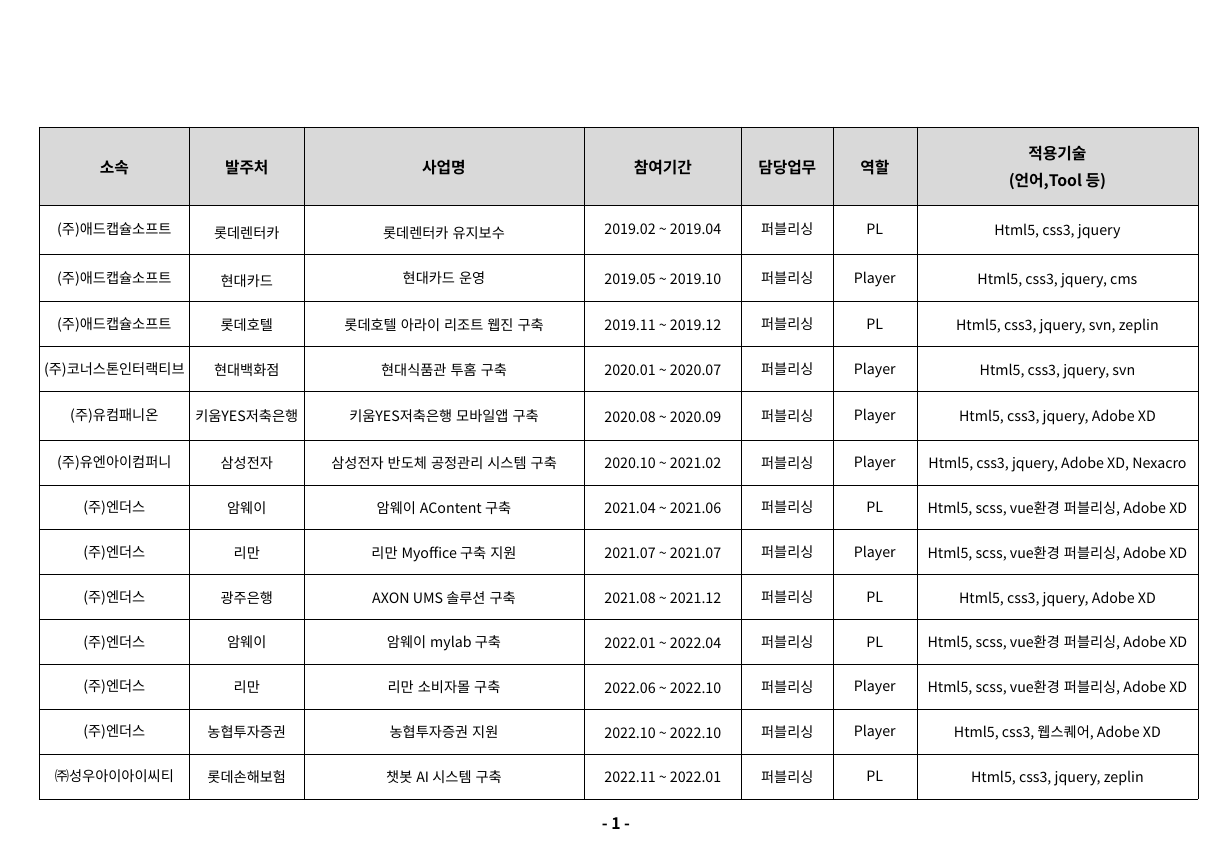
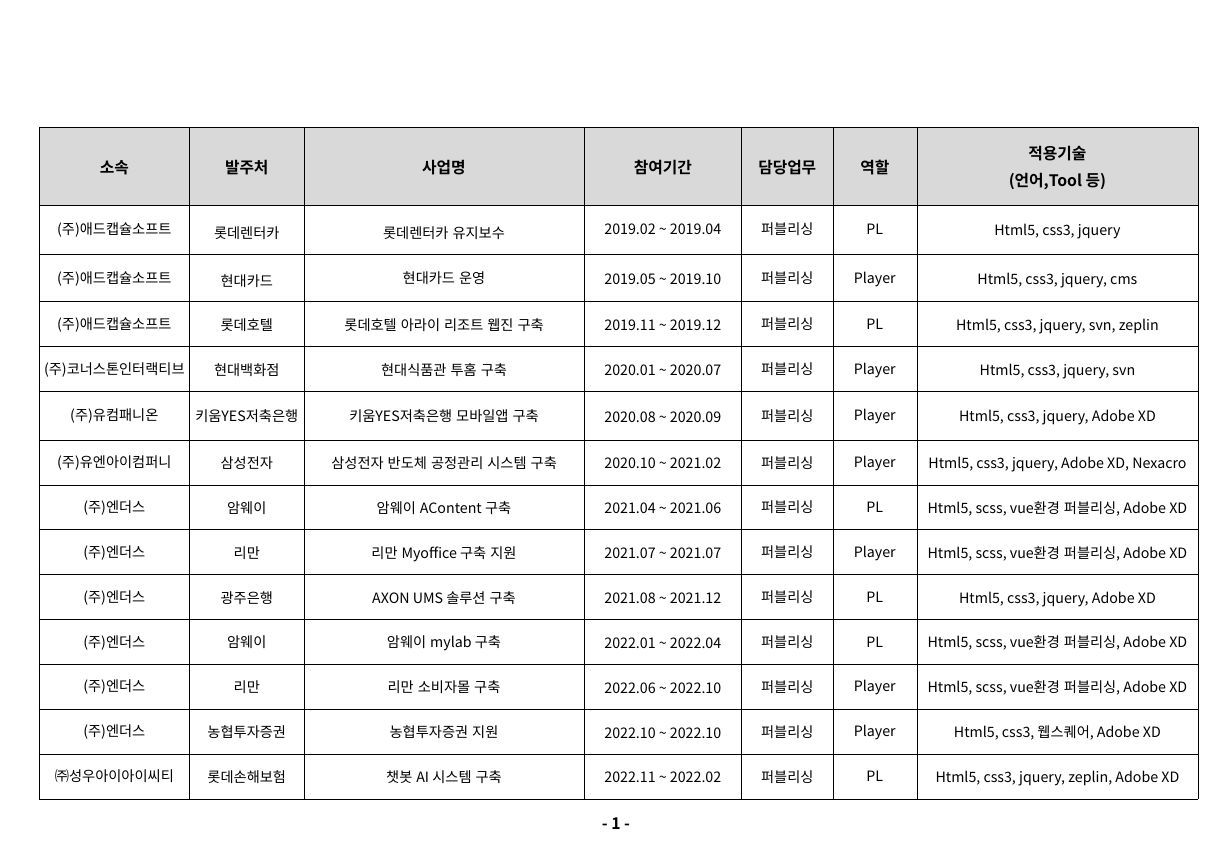
Before and after one commit to creamchu/portfolio, a slide deck: slide 2 of download/career_introduction.pptx. Drawn at 1232x853 pixels with LibreOffice and Linux fonts; fonts in the diff are those of the drawing; background and template pictures are left out. Boxes give left, top, right and bottom in pixels: in the first picture for what was removed or moved away, otherwise in the second. Text is boxed around its words. In the diff, an @@ line names an element or a change of style, - is before the commit and + after.

```diff
--- a/download/career_introduction.pptx
+++ b/download/career_introduction.pptx
@@ table at <box>39,126,1198,795</box> @@
-row 14, column 4: 2022.11 ~ 2022.01
+row 14, column 4: 2022.11 ~ 2022.02
-row 14, column 7: Html5, css3, jquery, zeplin
+row 14, column 7: Html5, css3, jquery, zeplin, Adobe XD
```
Also in this commit, not shown: 5 other files.
